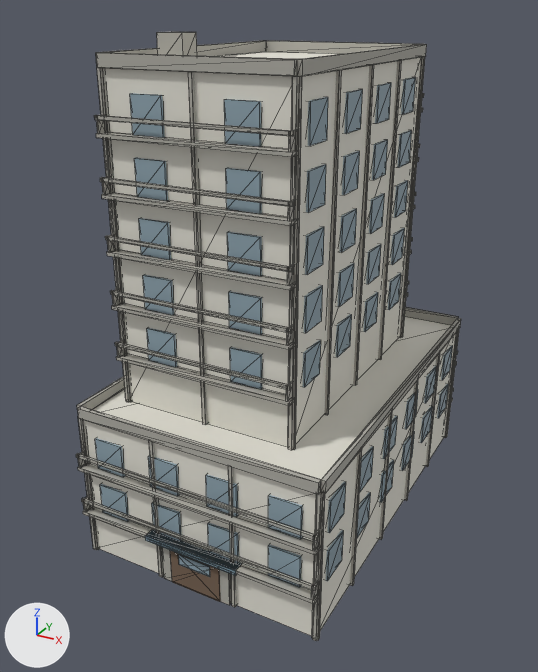
An edit to the glTF model public/buildings/residential_2x3_b.glb, drawn before and after from the same camera.
Rendered twice from a camera (50 mm lens) standing at (26.3, -26.5, 29.5) and looking at (6.5, 9.5, 11.6). Arrows for +X, +Y and +Z are at lower left; the lights stay in place. The first picture is the older version. Mesh edges are drawn as thin lines. Vertices at exactly the same position are counted once.

Names of what the first picture shows: 'residential_2x3_b_0'.
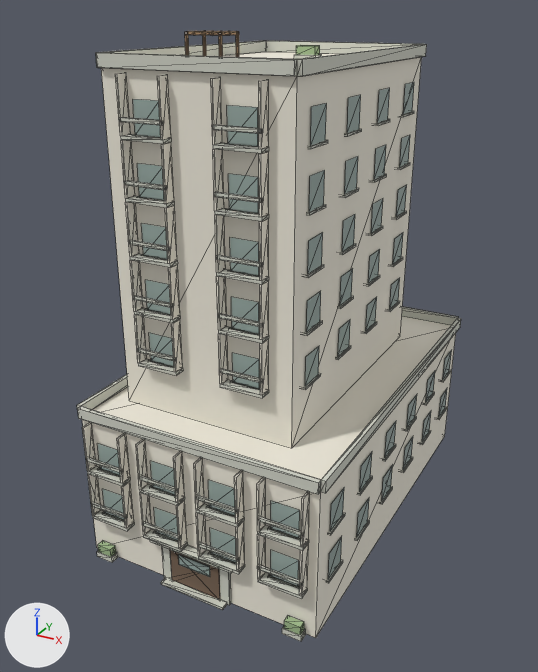
Pixel boxes [x1, y1, x2, y2] of what changed, in the pictures (538 x 672 px):
'residential_2x3_b_0', recoloured, reshaped: before [76, 32, 461, 641]; after [77, 31, 461, 641]
part 1 of me_residential_2x3_b_0, deleted: before [76, 32, 459, 641]
part 2 of me_residential_2x3_b_0, reshaped: before [116, 180, 408, 406]; after [115, 31, 414, 398]
part 3 of me_residential_2x3_b_0, reshaped: before [100, 353, 440, 640]; after [82, 351, 451, 641]
part 4 of me_residential_2x3_b_0, added: after [294, 45, 322, 59]

Patch to the scene script:
```diff
--- a/public/buildings/residential_2x3_b.glb.py
+++ b/public/buildings/residential_2x3_b.glb.py
@@ mat_residential_2x3_b_trim @@
 mat_residential_2x3_b_trim = principled_material('residential_2x3_b_trim')
-mat_residential_2x3_b_trim.base_color = (0.429, 0.418, 0.374)  # grey #afada5
+mat_residential_2x3_b_trim.base_color = (0.65, 0.66, 0.58)  # light grey #d3d4c8
 mat_residential_2x3_b_trim.roughness = 0.85
@@ mat_residential_2x3_b_sign @@
+mat_residential_2x3_b_sign = principled_material('residential_2x3_b_sign')
+mat_residential_2x3_b_sign.base_color = (0.46, 0.29, 0.16)  # brown #b5936f
+mat_residential_2x3_b_sign.roughness = 0.85
@@ me_residential_2x3_b_0 @@
 # used by ob_residential_2x3_b_0; location = (0.0, 0.0, 0.0)
-me_residential_2x3_b_0.from_pydata(...)  # 1640 vertices, 2496 faces; spans x -0.2..14.8, y -0.6..23.1, z 0.0..28.5
+me_residential_2x3_b_0.from_pydata(...)  # 1912 vertices, 2624 faces; spans x -0.2..14.8, y -0.6..22.8, z 0.0..28.5
+# me_residential_2x3_b_0 part 1: 141 loose pieces with 1128 vertices, spanning x -0.2..14.7, y -0.6..23.1, z 0.0..28.5, are deleted
+# me_residential_2x3_b_0 part 2: 40 vertices moved within x 1.3, y 3.8..17.8, z 12.0..24.0; 160 vertices removed from x 1.0..11.8, y 2.1..19.0, z 11.8..25.9; 984 vertices added at x 1.0..11.8, y 2.1..19.1, z 11.8..28.5
+# me_residential_2x3_b_0 part 3: 183 vertices removed from x -0.2..14.7, y -0.6..22.6, z 0.0..9.0; 743 vertices added at x -0.2..14.7, y -0.6..22.7, z 0.0..8.8
+# me_residential_2x3_b_0 part 4: 16 vertices added at x 6.9..8.2, y 11.6..12.3, z 27.0..27.8
 me_residential_2x3_b_0.materials.append(mat_residential_2x3_b_wall)
@@ me_residential_2x3_b_0 @@
 me_residential_2x3_b_0.materials.append(mat_residential_2x3_b_awning)
+me_residential_2x3_b_0.materials.append(mat_residential_2x3_b_sign)  # brown #b5936f
```
